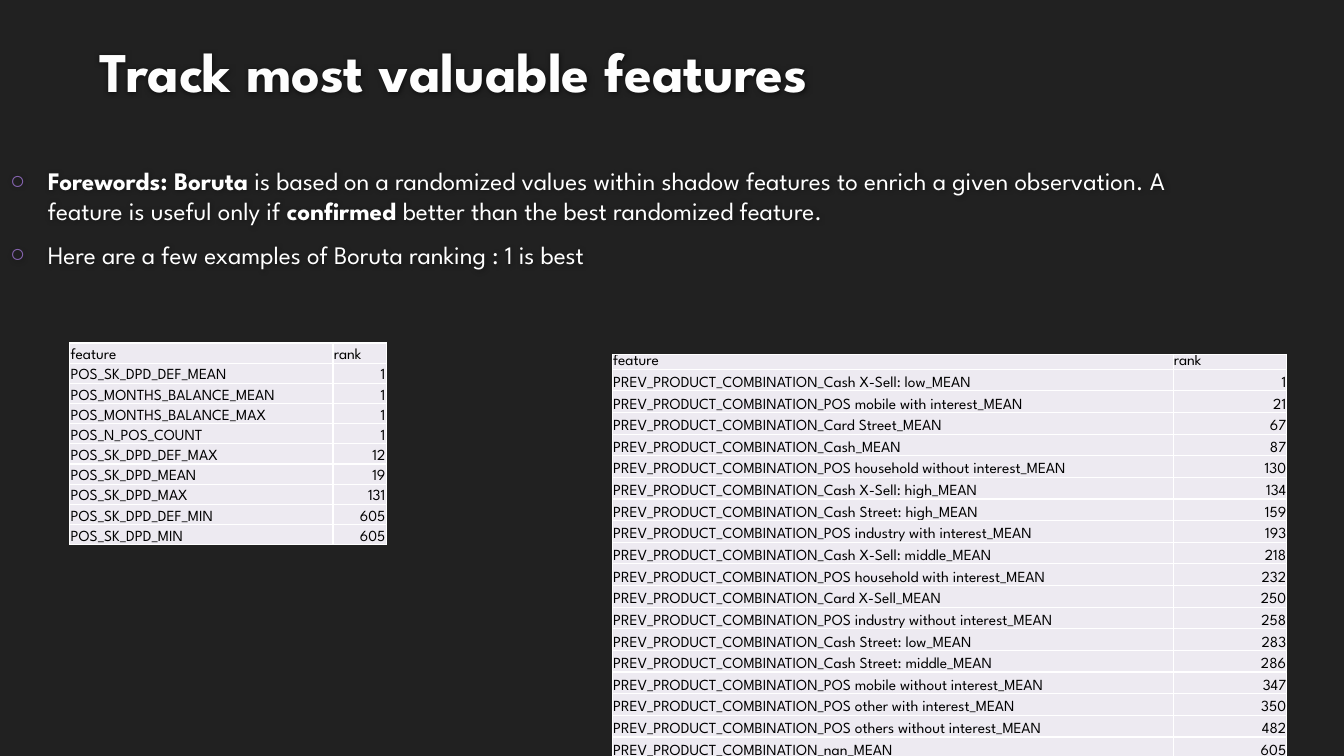
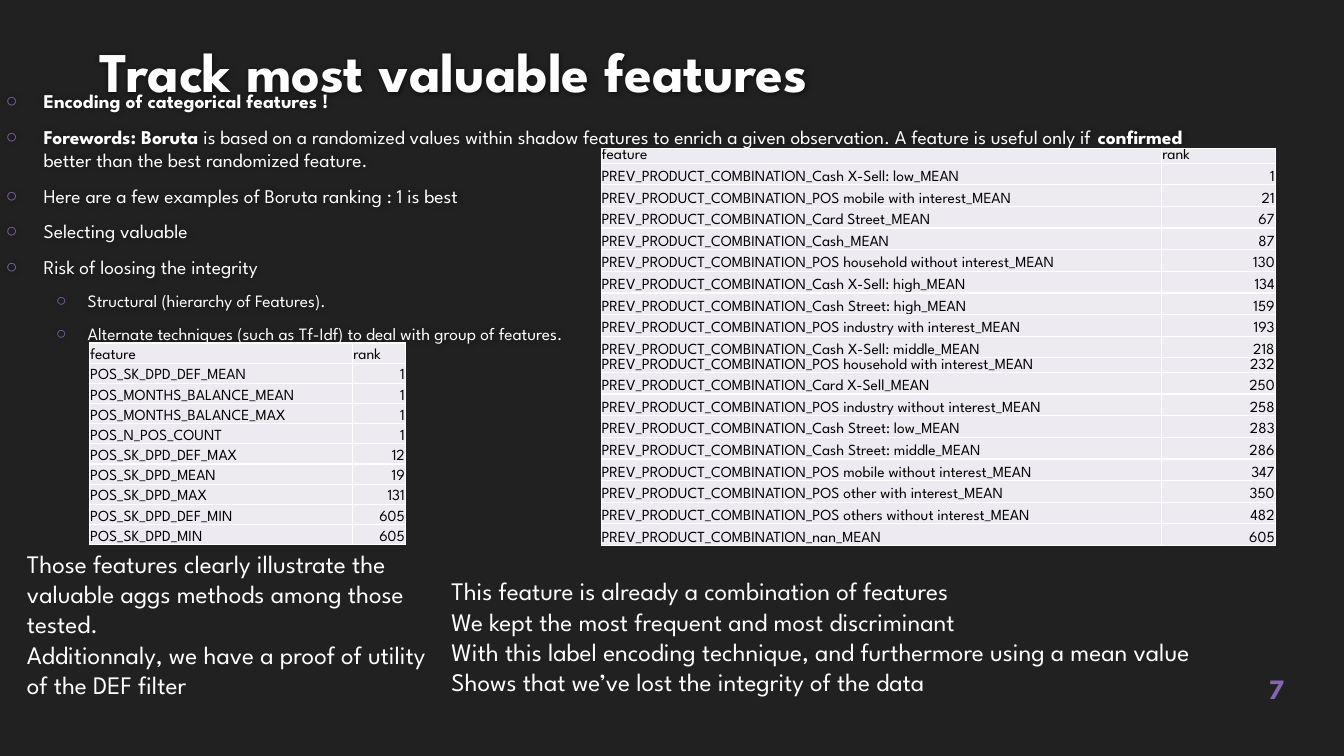
Before and after one commit to EtienneLardeur/P7_Scoring, a slide deck: slide 7 of P7_Support.pptx (slide 10 before the commit). Drawn at 1344x756 pixels with LibreOffice and Linux fonts; fonts in the diff are those of the drawing; background and template pictures are left out. Boxes give left, top, right and bottom in pixels: in the first picture for what was removed or moved away, otherwise in the second. Text is boxed around its words. In the diff, an @@ line names an element or a change of style, - is before the commit and + after.

```diff
--- a/P7_Support.pptx
+++ b/P7_Support.pptx
@@ text "Encoding of categorical features !": place and size @@
-text "Encoding of categorical features !" at (48,172,1165,270)
+text "Encoding of categorical features !" at (44,88,1183,346)
@@ text at (44,88,317,113): paragraph added @@
+○ Encoding of categorical features !
@@ text at (44,130,1183,208): size 18 to 13.9 pt in "Forewords: Boruta is based on a randomized ...", "Here are a few examples of Boruta ..." @@
@@ table: place and size @@
-table at (613,355,1287,756)
+table at (601,148,1274,554)
@@ text at (44,224,563,346): paragraphs added @@
+○ Selecting valuable
+○ Risk of loosing the integrity
+  ○ Structural (hierarchy of Features).
+  ○ Alternate techniques (such as Tf-Idf) to deal with group of features.
@@ table: place and size @@
-table at (70,343,386,550)
+table at (90,343,406,550)
@@ text added at (27,555,425,695), 18 pt, text #FFFFFF @@
+Those features clearly illustrate the valuable aggs methods among those tested.
+Additionnaly, we have a proof of utility of the DEF filter
@@ text added at (451,582,1190,697), 18 pt, text #FFFFFF @@
+This feature is already a combination of features
+We kept the most frequent and most discriminant
+With this label encoding technique, and furthermore using a mean value
+Shows that we’ve lost the integrity of the data
@@ page number at (1269,680,1284,699): text changed @@
-10
+7
```
Also in this commit, not shown: 12 other slides changed, 9 slides added, 12 slides removed.
